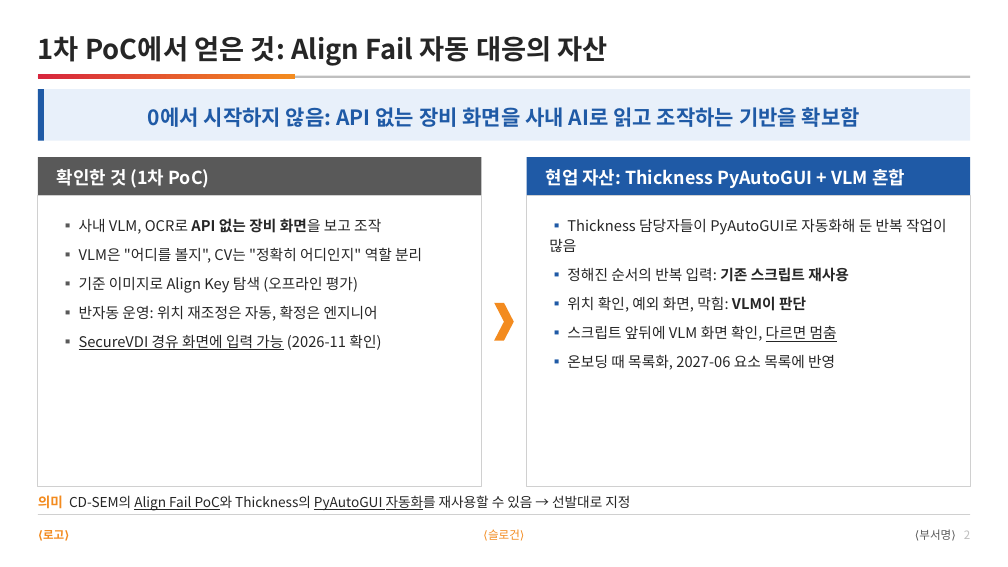
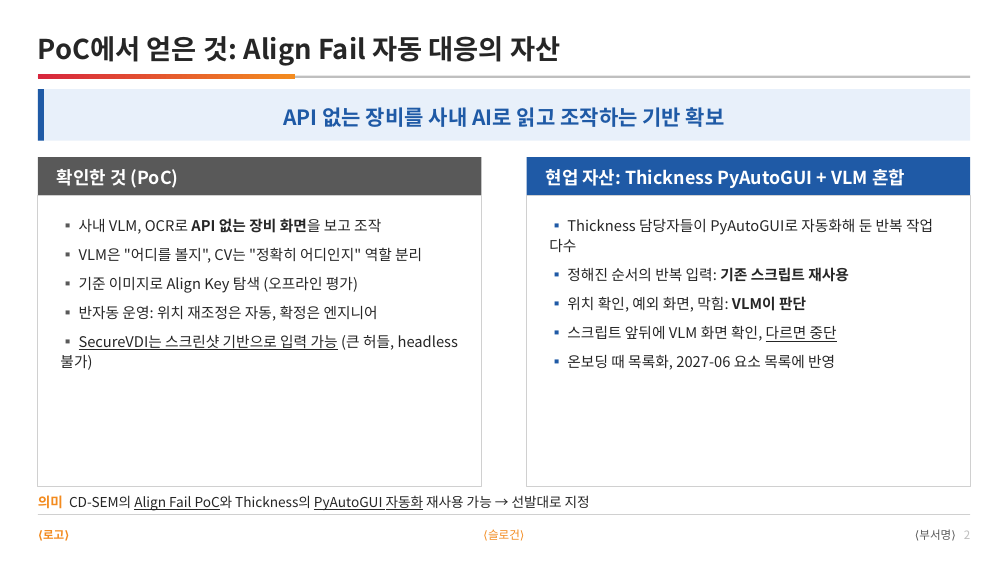
Before and after one commit to DarrenKoi/pm_notes, a slide deck: slide 2 of my-task/arc-tf/deliverables/arc-tf-proposal.pptx. Drawn at 1008x567 pixels with LibreOffice and Linux fonts; fonts in the diff are those of the drawing. Boxes give left, top, right and bottom in pixels: in the first picture for what was removed or moved away, otherwise in the second. Text is boxed around its words. In the diff, an @@ line names an element or a change of style, - is before the commit and + after.

```diff
--- a/my-task/arc-tf/deliverables/arc-tf-proposal.pptx
+++ b/my-task/arc-tf/deliverables/arc-tf-proposal.pptx
@@ text at [38,36,560,66]: text changed @@
-1차 PoC에서 얻은 것: Align Fail 자동 대응의 자산
+PoC에서 얻은 것: Align Fail 자동 대응의 자산
@@ text at [283,107,725,127]: text changed @@
-0에서 시작하지 않음: API 없는 장비 화면을 사내 AI로 읽고 조작하는 기반을 확보함
+API 없는 장비를 사내 AI로 읽고 조작하는 기반 확보
@@ text at [57,169,179,188]: text changed @@
-확인한 것 (1차 PoC)
+확인한 것 (PoC)
@@ text at [549,219,933,252]: text changed @@
-▪ Thickness 담당자들이 PyAutoGUI로 자동화해 둔 반복 작업이 많음
+▪ Thickness 담당자들이 PyAutoGUI로 자동화해 둔 반복 작업 다수
@@ chevron removed at [495,302,514,340] @@
@@ text at [567,325,837,342]: text changed @@
-▪ 스크립트 앞뒤에 VLM 화면 확인, 다르면 멈춤
+▪ 스크립트 앞뒤에 VLM 화면 확인, 다르면 중단
@@ text at [60,335,458,370]: text changed @@
-▪ SecureVDI 경유 화면에 입력 가능 (2026-11 확인)
+▪ SecureVDI는 스크린샷 기반으로 입력 가능 (큰 허들, headless 불가)
@@ text at [38,495,590,511]: text changed @@
-의미 CD-SEM의 Align Fail PoC와 Thickness의 PyAutoGUI 자동화를 재사용할 수 있음 → 선발대로 지정
+의미 CD-SEM의 Align Fail PoC와 Thickness의 PyAutoGUI 자동화 재사용 가능 → 선발대로 지정
```
Also in this commit, not shown: 8 other slides changed, 14 other files.
